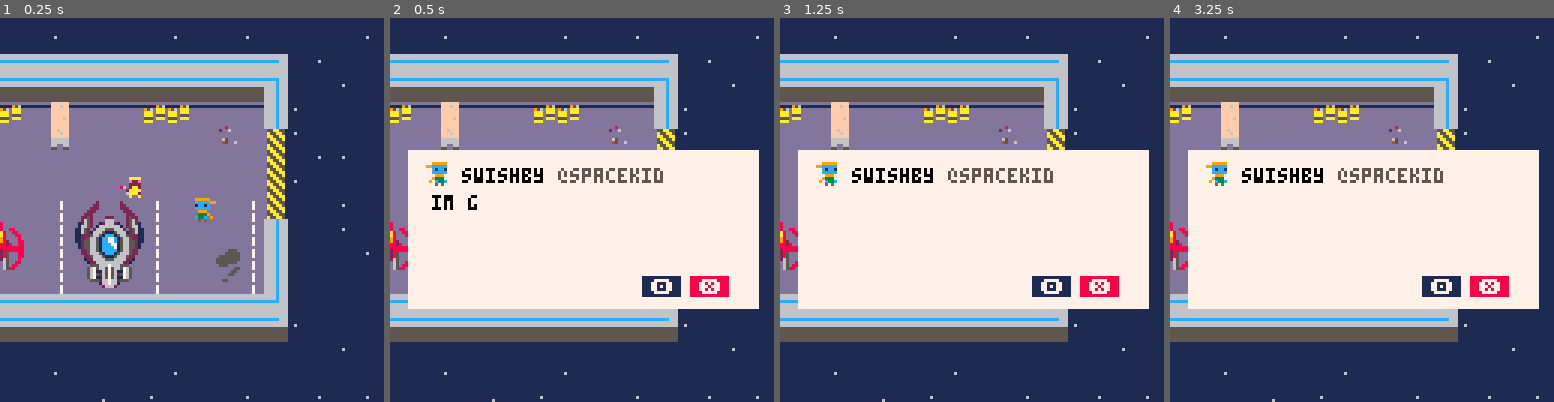
Above: before the commit, frames 1-4 (left to right).
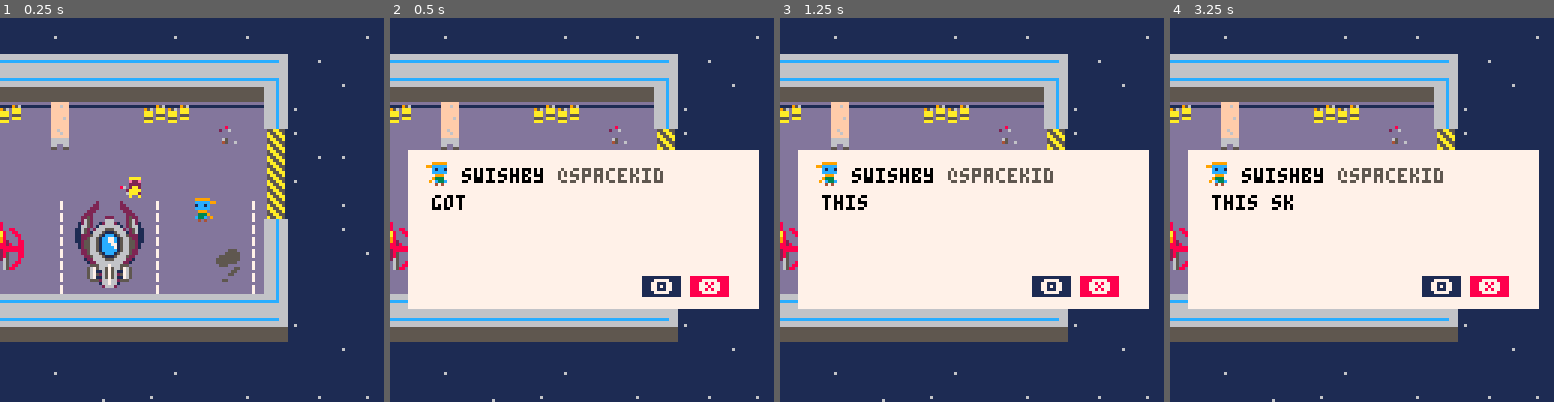
Above: after the commit, the same moments.

Repository: The-Cunning-Folk/verified
Game: PICO-8 cartridge verified.p8
Same seed, same stepped clock (60 frames per second), same inputs: the game is played once before the commit and once after it.
Inputs:
- Up to frame 1 (0.25 s): no input
- Up to frame 2 (0.5 s): tap X (X key) at 0.33 s
- Up to frame 3 (1.25 s): tap O (Z key) at 0.7 s; tap X (X key) at 1.07 s
- Up to frame 4 (3.25 s): hold Right 1.6-2.1 s; tap O (Z key) every 0.4 s from 1.7 to 2.9 s; tap X (X key) at 1.85, 2.97 s; hold Up 2.15-2.42 s; hold Right 2.47-3.03 s; hold Left from 3.08 s (still down)

Frame 1 is identical in both runs. In frame 2, 0.2% of the frame differs, in the area x 10-23%, y 46-50%; in frame 3, 0.2%; in frame 4, 0.3%, in the area x 10-33%, y 46-50%.

Commit message:
finished tweets

Diff:
--- a/verified.p8
+++ b/verified.p8
@@ -229,46 +229,112 @@
 		tweets[i] = {}
 	end
 	--idle tweets
-tweets[256][1] = "got pulled over by the cops because of my brakelight. eff the pigs."
+tweets[256][1] = "got pulled over by the cops because of my lights. eff the cops."
 tweets[256][2] = "stuck at some station while my ship gets fixed"
 tweets[256][3] = "im going to be so late..."
-tweets[256][4] = "bored..."
+tweets[256][4] = "pulled over by the cops, stuck at this station while my ship gets fixed"
+tweets[256][5] = "this place is a dump, seems like the sort of place that muders happen"
 
 --tweets
-tweets[0][1] = ""
+
+--sk8r boi
+tweets[0][1] = "this sk8r just shouted that they want to eff the police..."
+tweets[1][1] = "this gentleman has strong feelings about the police"
+tweets[2][1] = "do a nollie!!!"
+tweets[3][1] = "he was a sk8r boi, he said eff the police"
+
 tweets[4][1] = "what the heck is agile? this guy is r e a l l y into it."
 tweets[4][2] = "is agile a religion or something?"
 tweets[6][1] = "this kid is crying in a pile of trash. i've been there man, i feel u."
 tweets[7][1] = "this trashgirl is my everything. stay strong trashgirl"
-tweets[8][1] = ""
+tweets[8][1] = "a member of the space whaler's union and a mom, that's hardcore"
 tweets[9][1] = "glimmerpunk ain't dead"
 tweets[10][1] = "rihanna killed glimmerpunk"
 tweets[13][1] = "a homeless guy just said he likes my hat"
 tweets[14][1] = "always feel bad when i don't have change for people :("
 tweets[14][2] = "just met someone who's entire planet got destroyed :("
-tweets[15][1] = "cyber murray!!!"
-tweets[15][2] = "yes! it's cyber murray. i love these."
-tweets[15][3] = "booze me up cyber murray!!!"
+tweets[15][1] = "cyber murray!!! 😐😐😐"
+tweets[15][2] = "yes! it's 😐 cyber murray 😐. i love this guy."
+tweets[15][3] = "booze me up cyber murray!!! 😐😐"
+tweets[15][4] = "a pan galactic gargle blaster for me murray ~😐~"
+
+--ramen
+tweets[37][1] = "this ramen tastes interdimensional, baby"
+tweets[38][1] = "omg, this guy is making ramen stock from his tears."
+tweets[39][1] = "this broth shimmers, not with light but with darkness visible. lol."
+tweets[40][1] = "god i love noodles. and soup. together. yeah."
+
+tweets[41][1] = "why would you install a personality core in a toilet? :("
+tweets[41][2] = "this toilet is really rude..."
+tweets[43][1] = "a family of magellanic owls have nested in this abandoned trolley"
+tweets[44][1] = "a family of magellanic owls have nested in this abandoned trolley"
+tweets[45][1] = "this toilet has a functioning webserver inside it"
+tweets[46][1] = "how do i use this thing? :/"
+
+tweets[48][1] = "urgh, apparently my taillight is going to take a while..."
+tweets[49][1] = "the mechanic isn't even looking at the right end of the ship >:("
+
 tweets[55][1] = "this lady is straight up ignoring me. too into these wormy nuggs."
 tweets[56][1] = "pico chef's sandworm nuggets are super underrated imho."
 tweets[59][1] = "haha, this dancing guy looks just like the bqii main character"
 tweets[60][1] = "for some reason i want to play bqii now..."
 tweets[61][1] = "someone just tried to sell me a planet. dude if you saw my bank balance xd"
 tweets[62][1] = "got a business card from this guy. i think his name is just jason business??"
-tweets[98][1] = "i think this self cleaning smart-bathroom got ddos'd"
+tweets[98][1] = "i think this self cleaning smart-bathroom got hacked"
 tweets[108][1] = "i swear there's a pico chef at every service station."
 tweets[109][1] = "does anyone actually eat at pico chef?? how are they not bankrupt???"
 tweets[115][1] = "there's nothing more depressing than fake plants."
 tweets[116][1] = "this fake plant has fake fruit on it, and a fake birds nest."
 tweets[117][1] = "i guess this sector of the galaxy isn't into recycling."
+tweets[119][1] = "same"
+
 tweets[140][1] = "whats up you cool baby?"
-tweets[141][1] = ""
-tweets[147][1] = ""
+tweets[141][1] = "this baby just whispered unknowable truths to me, dark things..."
+
+--coffee
+tweets[147][1] = "the pumpkin spice must flow"
+tweets[148][1] = "what's this in my cup..? omg it's the gom jabbar!"
+
+--news
+tweets[149][1] = "haha, this shop sells those toys with chocolate eggs inside."
+tweets[150][1] = "all the news is terrible, i have inherited a blighted world."
+
+--arcades
+tweets[153][1] = "these arcade machines are playing wii bowling against each other."
+tweets[154][1] = "i don't want to interupt their game, this machine is winning."
+
+--omniphant
+tweets[160][1] = "man, omniphants are so cool, but what's with them all wearing nametags?"
+tweets[161][1] = "what is an omniscient warrior monk doing in a service station? something cool i bet."
+tweets[162][1] = "i hope i transcend to a higher state of being when i grow up. that or own property."
+
+--pool
+tweets[163][1] = "i wish this rehydration fluid wasn't super super toxic to me, it looks warm."
+tweets[166][1] = "this stuff smells like coriander and custard"
+
+--red ship
+tweets[173][1] = "this ship must belong to a tiny space cowboy"
+tweets[174][1] = "this ship is so frictionless that i can barely feel it, also it has a racist bumper sticker."
+tweets[189][1] = "there's dan fogelberg cd on the back seat of this ship, and a knitted sweater"
+tweets[190][1] = "this ship's ai is loudly whistling the riff from wolf creek. pretty unironically good actually."
+
+--ship
+tweets[200][1] = "my good good ship"
+tweets[201][1] = "my beautiful ship, taillight all busted up"
+tweets[202][1] = "can't believe those cops pulled me over for a broken taillight"
+tweets[216][1] = "the magical chariot that will bear me to the house party"
+tweets[218][1] = "every scratch on this thing has a story behind it, most of them involve booze"
+tweets[232][1] = "my noble steed, my majestic war horse <3"
+tweets[234][1] = "of all the stations to end up stopping at, i had to stop here huh?"
+tweets[248][1] = "my junction is literally 2 light years down the hyperway, i'm so late as it is."
+tweets[250][1] = "god, i hope i don't miss this party."
+
 tweets[192][1] = "wtf this jellyfish just handed me an autograph."
 tweets[193][1] = "this thing is just furiously signing autographs..."
 tweets[195][1] = "just met a real life zombie spaceship pilot. he was a jerk."
 tweets[224][1] = "beret, designer coat and a battle grade chainsaw. classic look."
 tweets[225][1] = "this guy just asked if he could borrow my kidney :/"
+
 end
 
 function buildtweet(str)
@@ -751,8 +817,8 @@
 44444441d4444444000000000000000000000000000000000000000000000000dddddddddddddddddddddddd000000000000000033333333555555556666c666
 
 __gff__
-4686468606004686064686468646860700000000000001418101010300438300000000000047874787030003034383004686010000000046864080468646860000010101010000000101010101010101000101010101010101010101030301010001020001000000000101010303010100010103030300010301010101010101
-0707070707070201014383004383010007070707070703014043830001800000070707010101010100010101010101060101000001000100010101010001010607070007468600000303030001010101070700070000000003030300000101010707000000000000030303000001010107070000408040800303030000010101
+4686468606004686064686468646860700000000000001418101010100418100000000000047874787070003034383004686010000000046864080468646860000010101010000000101010101010101000101010101010101010101030301010001020001000000000101010303010100010103030300030301010101010101
+0101010101010001014181004383010001010107070703014043830001800000070707030101030100010101010303060101000001000100010101010003030607070007468600000303030001010101070700070000000003010300000101010707000000000000030103000001010107070000408040800301030000010101
 __map__
 474b42424242424242424242424242424242424242424242424242424242424242424a474547474745474747474747474747474747474747474747474745474747454747454747000000000000000000000000000000000000000000000000000000000000000000000000000000000000000000000000000000000000000000
 45485453525354535354535253ff58595958595a5c5dffb1b1b1b1b1b1b1b1b1b1b149474547474747474547474547474747474747474747474746474747474747474747454747000000000000000000000000000000000000000000000000000000000000000000000000000000000000000000000000000000000000000000
Not shown, added: tweets
